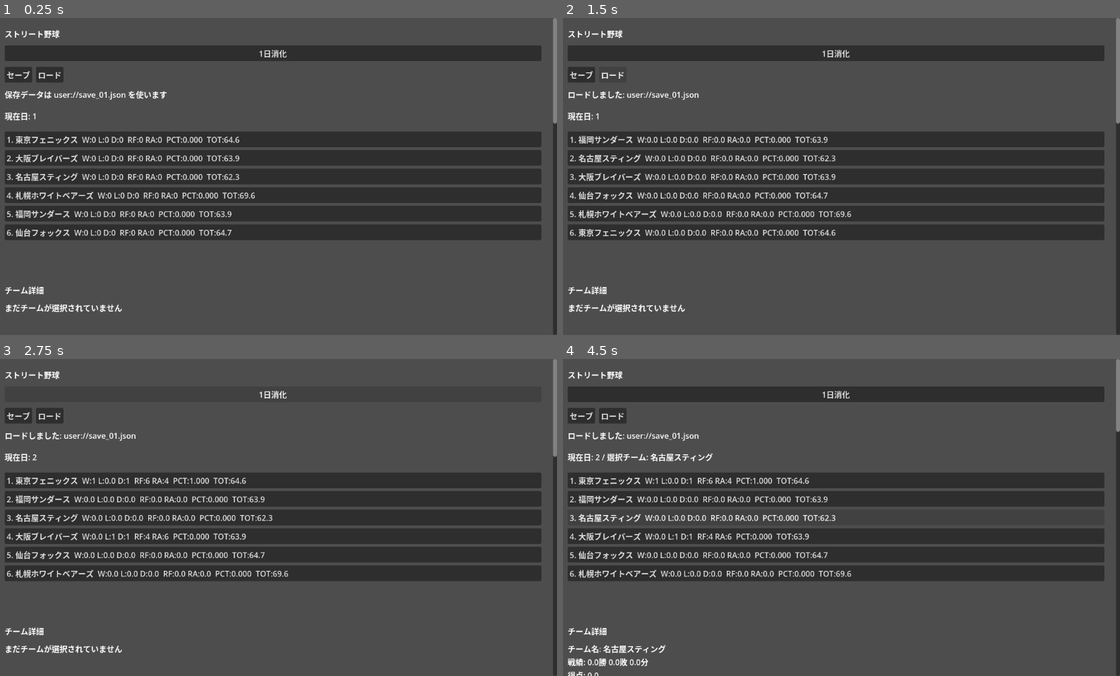
Above: before the commit, frames 1-4 (two rows, left to right).
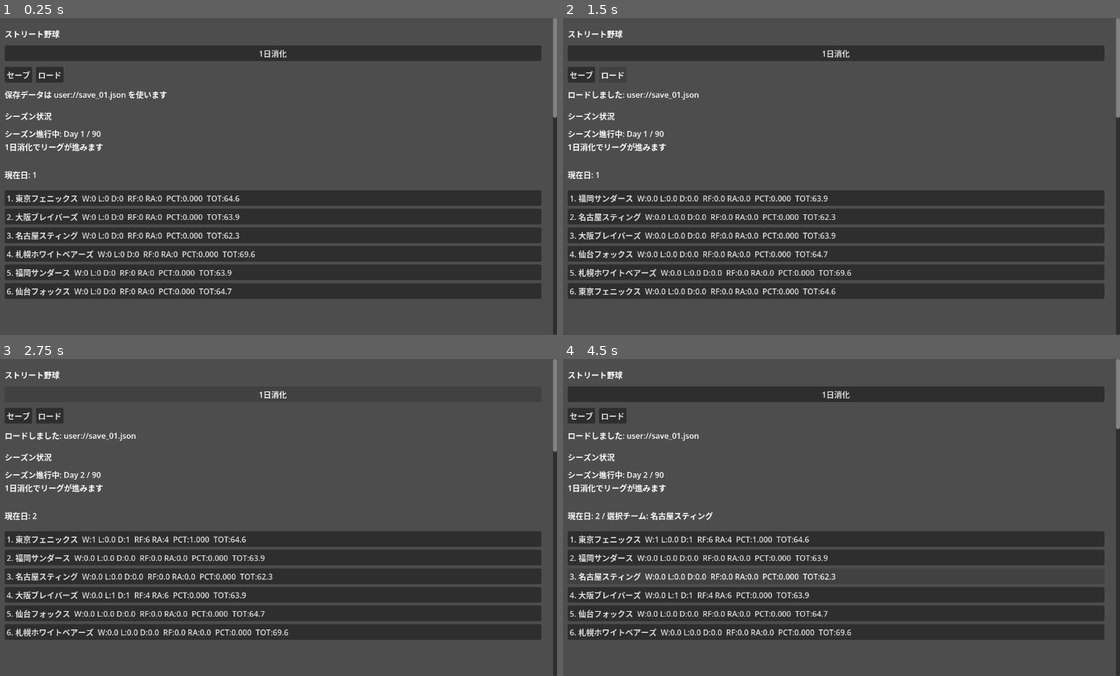
Above: after the commit, the same moments.

Repository: FYno52/StreetBaseball
Game: Godot game, scene res://scenes/LeagueHome.tscn
The game is run twice, just before and just after one commit, with the same random seed, the same clock (stepped at 60 frames per second) and the same inputs.
Inputs:
- Up to frame 1 (0.25 s): no input
- Up to frame 2 (1.5 s): click "セーブ" at 0.5 s; click "ロード" at 1.25 s
- Up to frame 3 (2.75 s): click "1日消化" at 2 s
- Up to frame 4 (4.5 s): click "1. 東京フェニックス W:1 L:0.0 D:1 RF:…" at 2.75 s; click "2. 福岡サンダース W:0.0 L:0.0 D:0.0 …" at 3.5 s; click "3. 名古屋スティング W:0.0 L:0.0 D:0.0…" at 4.25 s

The runs differ from the first frame. In frame 1, 35% of the frame differs, in the area x 0-100%, y 29-93%; in frame 2, 35%; in frame 3, 35%; in frame 4, 31%.

Commit message:
シーズン進行だいぶ完成

Diff:
--- a/scenes/LeagueHome.tscn
+++ b/scenes/LeagueHome.tscn
@@ -41,23 +41,34 @@
 layout_mode = 2
 text = "Sim Day"
 
-[node name="SaveButtonsHBox" type="HBoxContainer" parent="RootScroll/MarginContainer/RootVBox"]
+[node name="SaveButtonsHBox" type="HBoxContainer" parent="RootScroll/MarginContainer/RootVBox" unique_id=1222186583]
 layout_mode = 2
 theme_override_constants/separation = 8
 
-[node name="SaveButton" type="Button" parent="RootScroll/MarginContainer/RootVBox/SaveButtonsHBox"]
+[node name="SaveButton" type="Button" parent="RootScroll/MarginContainer/RootVBox/SaveButtonsHBox" unique_id=992151726]
 layout_mode = 2
 text = "Save"
 
-[node name="LoadButton" type="Button" parent="RootScroll/MarginContainer/RootVBox/SaveButtonsHBox"]
+[node name="LoadButton" type="Button" parent="RootScroll/MarginContainer/RootVBox/SaveButtonsHBox" unique_id=779434290]
 layout_mode = 2
 text = "Load"
 
-[node name="SaveStatusLabel" type="Label" parent="RootScroll/MarginContainer/RootVBox"]
+[node name="SaveStatusLabel" type="Label" parent="RootScroll/MarginContainer/RootVBox" unique_id=1729330945]
 custom_minimum_size = Vector2(0, 32)
 layout_mode = 2
 size_flags_horizontal = 3
 text = "Save status"
+autowrap_mode = 3
+
+[node name="SeasonStatusTitleLabel" type="Label" parent="RootScroll/MarginContainer/RootVBox" unique_id=1071227978]
+layout_mode = 2
+text = "Season Status"
+
+[node name="SeasonStatusDetailLabel" type="Label" parent="RootScroll/MarginContainer/RootVBox" unique_id=1167893880]
+custom_minimum_size = Vector2(0, 72)
+layout_mode = 2
+size_flags_horizontal = 3
+text = "Season details"
 autowrap_mode = 3
 
 [node name="InfoLabel" type="Label" parent="RootScroll/MarginContainer/RootVBox" unique_id=977566212]
@@ -88,56 +99,56 @@
 text = "No team selected"
 autowrap_mode = 3
 
-[node name="LineupVsRTitleLabel" type="Label" parent="RootScroll/MarginContainer/RootVBox"]
+[node name="LineupVsRTitleLabel" type="Label" parent="RootScroll/MarginContainer/RootVBox" unique_id=237844217]
 layout_mode = 2
 text = "Vs R Lineup"
 
-[node name="LineupVsRVBox" type="VBoxContainer" parent="RootScroll/MarginContainer/RootVBox"]
-layout_mode = 2
-size_flags_horizontal = 3
-theme_override_constants/separation = 6
-
-[node name="LineupVsLTitleLabel" type="Label" parent="RootScroll/MarginContainer/RootVBox"]
+[node name="LineupVsRVBox" type="VBoxContainer" parent="RootScroll/MarginContainer/RootVBox" unique_id=2019718644]
+layout_mode = 2
+size_flags_horizontal = 3
+theme_override_constants/separation = 6
+
+[node name="LineupVsLTitleLabel" type="Label" parent="RootScroll/MarginContainer/RootVBox" unique_id=497599368]
 layout_mode = 2
 text = "Vs L Lineup"
 
-[node name="LineupVsLVBox" type="VBoxContainer" parent="RootScroll/MarginContainer/RootVBox"]
-layout_mode = 2
-size_flags_horizontal = 3
-theme_override_constants/separation = 6
-
-[node name="EditTitleLabel" type="Label" parent="RootScroll/MarginContainer/RootVBox"]
+[node name="LineupVsLVBox" type="VBoxContainer" parent="RootScroll/MarginContainer/RootVBox" unique_id=1306217698]
+layout_mode = 2
+size_flags_horizontal = 3
+theme_override_constants/separation = 6
+
+[node name="EditTitleLabel" type="Label" parent="RootScroll/MarginContainer/RootVBox" unique_id=257951064]
 layout_mode = 2
 text = "Lineup Editor"
 
-[node name="EditButtonsHBox" type="HBoxContainer" parent="RootScroll/MarginContainer/RootVBox"]
+[node name="EditButtonsHBox" type="HBoxContainer" parent="RootScroll/MarginContainer/RootVBox" unique_id=1141288537]
 layout_mode = 2
 theme_override_constants/separation = 8
 
-[node name="EditVsRButton" type="Button" parent="RootScroll/MarginContainer/RootVBox/EditButtonsHBox"]
+[node name="EditVsRButton" type="Button" parent="RootScroll/MarginContainer/RootVBox/EditButtonsHBox" unique_id=312634944]
 layout_mode = 2
 text = "Edit vs R"
 
-[node name="EditVsLButton" type="Button" parent="RootScroll/MarginContainer/RootVBox/EditButtonsHBox"]
+[node name="EditVsLButton" type="Button" parent="RootScroll/MarginContainer/RootVBox/EditButtonsHBox" unique_id=568409700]
 layout_mode = 2
 text = "Edit vs L"
 
-[node name="CancelEditButton" type="Button" parent="RootScroll/MarginContainer/RootVBox/EditButtonsHBox"]
+[node name="CancelEditButton" type="Button" parent="RootScroll/MarginContainer/RootVBox/EditButtonsHBox" unique_id=449494130]
 layout_mode = 2
 text = "Cancel"
 
-[node name="EditorStatusLabel" type="Label" parent="RootScroll/MarginContainer/RootVBox"]
+[node name="EditorStatusLabel" type="Label" parent="RootScroll/MarginContainer/RootVBox" unique_id=2040869272]
 custom_minimum_size = Vector2(0, 52)
 layout_mode = 2
 size_flags_horizontal = 3
 text = "Editor status"
 autowrap_mode = 3
 
-[node name="BenchTitleLabel" type="Label" parent="RootScroll/MarginContainer/RootVBox"]
+[node name="BenchTitleLabel" type="Label" parent="RootScroll/MarginContainer/RootVBox" unique_id=211922786]
 layout_mode = 2
 text = "Bench"
 
-[node name="BenchVBox" type="VBoxContainer" parent="RootScroll/MarginContainer/RootVBox"]
+[node name="BenchVBox" type="VBoxContainer" parent="RootScroll/MarginContainer/RootVBox" unique_id=599193298]
 layout_mode = 2
 size_flags_horizontal = 3
 theme_override_constants/separation = 6
@@ -153,48 +164,48 @@
 text = "Rotation editor"
 autowrap_mode = 3
 
-[node name="RotationVBox" type="VBoxContainer" parent="RootScroll/MarginContainer/RootVBox"]
+[node name="RotationVBox" type="VBoxContainer" parent="RootScroll/MarginContainer/RootVBox" unique_id=74708365]
 custom_minimum_size = Vector2(0, 140)
 layout_mode = 2
 size_flags_horizontal = 3
 theme_override_constants/separation = 6
 
-[node name="BullpenTitleLabel" type="Label" parent="RootScroll/MarginContainer/RootVBox"]
+[node name="BullpenTitleLabel" type="Label" parent="RootScroll/MarginContainer/RootVBox" unique_id=210419684]
 layout_mode = 2
 text = "Bullpen"
 
-[node name="BullpenDetailLabel" type="Label" parent="RootScroll/MarginContainer/RootVBox"]
+[node name="BullpenDetailLabel" type="Label" parent="RootScroll/MarginContainer/RootVBox" unique_id=15170208]
 custom_minimum_size = Vector2(0, 140)
 layout_mode = 2
 size_flags_horizontal = 3
 text = "Bullpen details"
 autowrap_mode = 3
 
-[node name="RecentGamesTitleLabel" type="Label" parent="RootScroll/MarginContainer/RootVBox"]
+[node name="RecentGamesTitleLabel" type="Label" parent="RootScroll/MarginContainer/RootVBox" unique_id=1189537524]
 layout_mode = 2
 text = "Recent Games"
 
-[node name="RecentGamesVBox" type="VBoxContainer" parent="RootScroll/MarginContainer/RootVBox"]
-layout_mode = 2
-size_flags_horizontal = 3
-theme_override_constants/separation = 6
-
-[node name="DecisionTitleLabel" type="Label" parent="RootScroll/MarginContainer/RootVBox"]
+[node name="RecentGamesVBox" type="VBoxContainer" parent="RootScroll/MarginContainer/RootVBox" unique_id=2120954436]
+layout_mode = 2
+size_flags_horizontal = 3
+theme_override_constants/separation = 6
+
+[node name="DecisionTitleLabel" type="Label" parent="RootScroll/MarginContainer/RootVBox" unique_id=2057317972]
 layout_mode = 2
 text = "Decision"
 
-[node name="DecisionDetailLabel" type="Label" parent="RootScroll/MarginContainer/RootVBox"]
+[node name="DecisionDetailLabel" type="Label" parent="RootScroll/MarginContainer/RootVBox" unique_id=309672469]
 custom_minimum_size = Vector2(0, 72)
 layout_mode = 2
 size_flags_horizontal = 3
 text = "Decision details"
 autowrap_mode = 3
 
-[node name="DetailedLogTitleLabel" type="Label" parent="RootScroll/MarginContainer/RootVBox"]
+[node name="DetailedLogTitleLabel" type="Label" parent="RootScroll/MarginContainer/RootVBox" unique_id=1250882700]
 layout_mode = 2
 text = "Detailed Log"
 
-[node name="DetailedLogDetailLabel" type="Label" parent="RootScroll/MarginContainer/RootVBox"]
+[node name="DetailedLogDetailLabel" type="Label" parent="RootScroll/MarginContainer/RootVBox" unique_id=1782508589]
 custom_minimum_size = Vector2(0, 220)
 layout_mode = 2
 size_flags_horizontal = 3
--- a/scripts/league_home.gd
+++ b/scripts/league_home.gd
@@ -7,6 +7,8 @@
 @onready var save_button: Button = $RootScroll/MarginContainer/RootVBox/SaveButtonsHBox/SaveButton
 @onready var load_button: Button = $RootScroll/MarginContainer/RootVBox/SaveButtonsHBox/LoadButton
 @onready var save_status_label: Label = $RootScroll/MarginContainer/RootVBox/SaveStatusLabel
+@onready var season_status_title_label: Label = $RootScroll/MarginContainer/RootVBox/SeasonStatusTitleLabel
+@onready var season_status_detail_label: Label = $RootScroll/MarginContainer/RootVBox/SeasonStatusDetailLabel
 @onready var team_list_vbox: VBoxContainer = $RootScroll/MarginContainer/RootVBox/TeamListScroll/TeamListVBox
 @onready var selected_team_title_label: Label = $RootScroll/MarginContainer/RootVBox/SelectedTeamTitleLabel
 @onready var selected_team_detail_label: Label = $RootScroll/MarginContainer/RootVBox/SelectedTeamDetailLabel
@@ -47,6 +49,8 @@
 	save_button.text = "セーブ"
 	load_button.text = "ロード"
 	save_status_label.text = "保存データは user://save_01.json を使います"
+	season_status_title_label.text = "シーズン状況"
+	season_status_detail_label.text = "シーズン進行中です"
 	selected_team_title_label.text = "チーム詳細"
 	selected_team_detail_label.text = "まだチームが選択されていません"
 	lineup_vs_r_title_label.text = "対右投手スタメン"
@@ -100,6 +104,7 @@
 		button.pressed.connect(_on_team_button_pressed.bind(str(s["id"])))
 		team_list_vbox.add_child(button)
 
+	_refresh_season_status()
 	_refresh_selected_team_detail()
 	_refresh_selected_team_lineups()
 	_refresh_lineup_editor()
@@ -151,6 +156,69 @@
 	selected_rotation_index = -1
 	save_status_label.text = "ロードしました: user://save_01.json"
 	_refresh_view()
+
+func _refresh_season_status() -> void:
+	var season_finished: bool = LeagueState.current_day > LeagueState.get_last_day()
+	if not season_finished:
+		season_status_detail_label.text = "シーズン進行中: Day %d / %d\n1日消化でリーグが進みます" % [
+			LeagueState.current_day,
+			LeagueState.get_last_day()
+		]
+		return
+
+	var sorted_teams: Array = LeagueState.get_teams_sorted_by_win_pct()
+	if sorted_teams.is_empty():
+		season_status_detail_label.text = "シーズン結果を表示できません"
+		return
+
+	var champion = sorted_teams[0]
+	var last_place = sorted_teams[sorted_teams.size() - 1]
+	var best_offense = _find_team_by_runs_for(true)
+	var best_defense = _find_team_by_runs_against(true)
+
+	season_status_detail_label.text = "シーズン終了\n優勝: %s\n最下位: %s\n最多得点: %s (%d)\n最少失点: %s (%d)\n総試合日数: %d" % [
+		champion.name,
+		last_place.name,
+		best_offense.name if best_offense != null else "-",
+		int(best_offense.standings["runs_for"]) if best_offense != null else 0,
+		best_defense.name if best_defense != null else "-",
+		int(best_defense.standings["runs_against"]) if best_defense != null else 0,
+		LeagueState.get_last_day()
+	]
+
+func _find_team_by_runs_for(highest: bool):
+	var best_team = null
+	for team_id in LeagueState.all_team_ids():
+		var team = LeagueState.get_team(team_id)
+		if team == null:
+			continue
+		if best_team == null:
+			best_team = team
+			continue
+		var team_runs: int = int(team.standings["runs_for"])
+		var best_runs: int = int(best_team.standings["runs_for"])
+		if highest and team_runs > best_runs:
+			best_team = team
+		elif not highest and team_runs < best_runs:
+			best_team = team
+	return best_team
+
+func _find_team_by_runs_against(lowest: bool):
+	var best_team = null
+	for team_id in LeagueState.all_team_ids():
+		var team = LeagueState.get_team(team_id)
+		if team == null:
+			continue
+		if best_team == null:
+			best_team = team
+			continue
+		var team_runs: int = int(team.standings["runs_against"])
+		var best_runs: int = int(best_team.standings["runs_against"])
+		if lowest and team_runs < best_runs:
+			best_team = team
+		elif not lowest and team_runs > best_runs:
+			best_team = team
+	return best_team
 
 func _on_team_button_pressed(team_id: String) -> void:
 	selected_team_id = team_id
